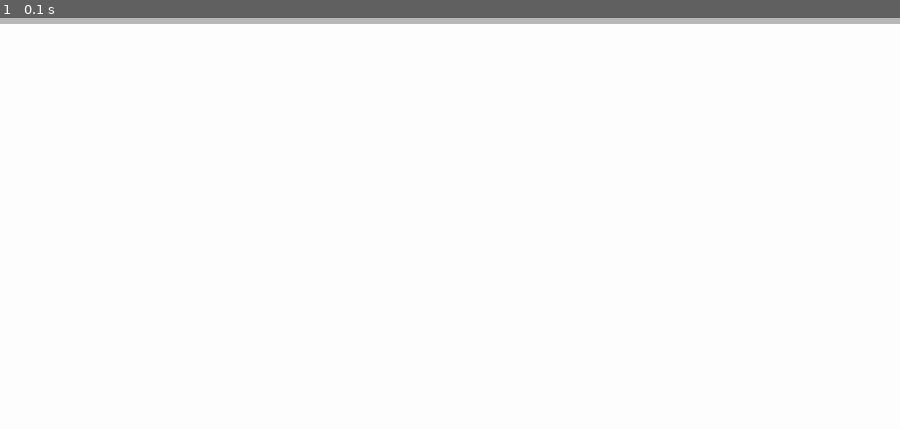
Above: before the commit, frame 1.
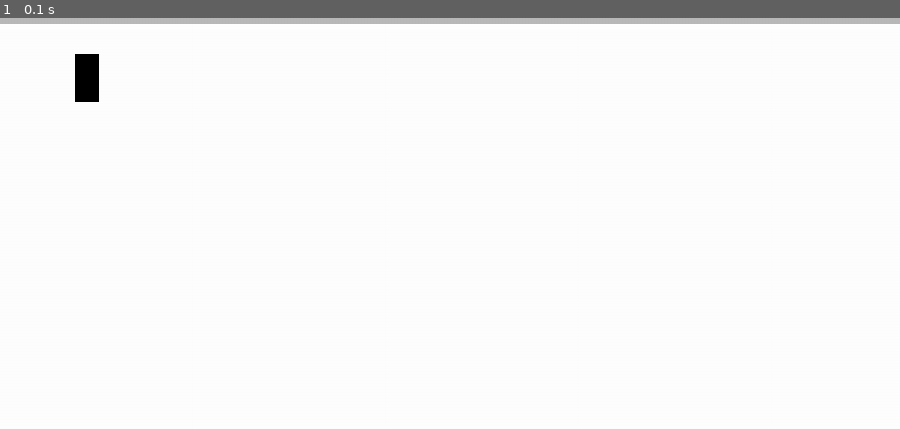
Above: after the commit, the same moment.

Repository: coffeecoder1337/minibrains
Game: pygame game, started from main.py
Two runs of this game, one before a commit and one after it. Both use one fixed random seed, a clock stepped at 60 frames per second and the inputs below.
Inputs:
- Up to frame 1 (0.1 s): no input

The runs differ from the first frame. In frame 1, 0.3% of the frame differs, in the area x 8-11%, y 8-21%.

Commit message:
added player class

Diff:
--- a/main.py
+++ b/main.py
@@ -1,6 +1,7 @@
 import pygame
 import config
 import menu
+import player
 from pygame.locals import *
 
 pygame.init()
@@ -18,8 +19,10 @@
 
         self.all_objects = pygame.sprite.Group()
         self.menu = menu.Menu()
+        self.player = player.Player(100, 100)
 
         self.all_objects.add(self.menu)
+        self.all_objects.add(self.player)
 
     def handler(self):
         for event in pygame.event.get():
--- /dev/null
+++ b/player.py
@@ -0,0 +1,16 @@
+import pygame
+from pygame.locals import *
+import config
+
+
+class Player(pygame.sprite.Sprite):
+    def __init__(self, x, y):
+        pygame.sprite.Sprite.__init__(self)
+        self.image = pygame.Surface((32, 64))
+        self.rect = self.image.get_rect()
+        self.image.fill((0, 0, 0))
+        self.start_x = x
+        self.start_y = y
+        self.rect.x = self.start_x
+        self.rect.y = self.start_y
+        self.speed = 5
